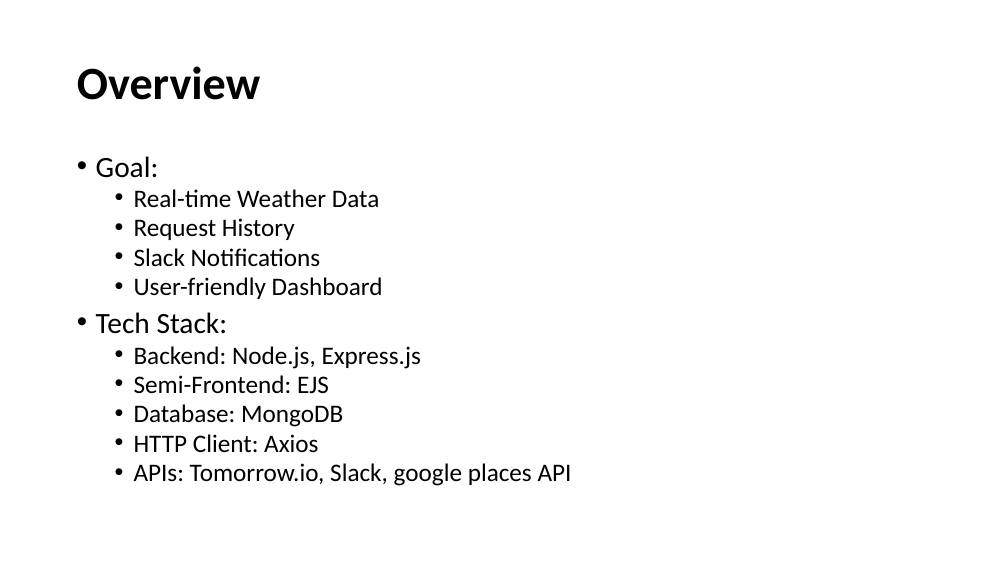
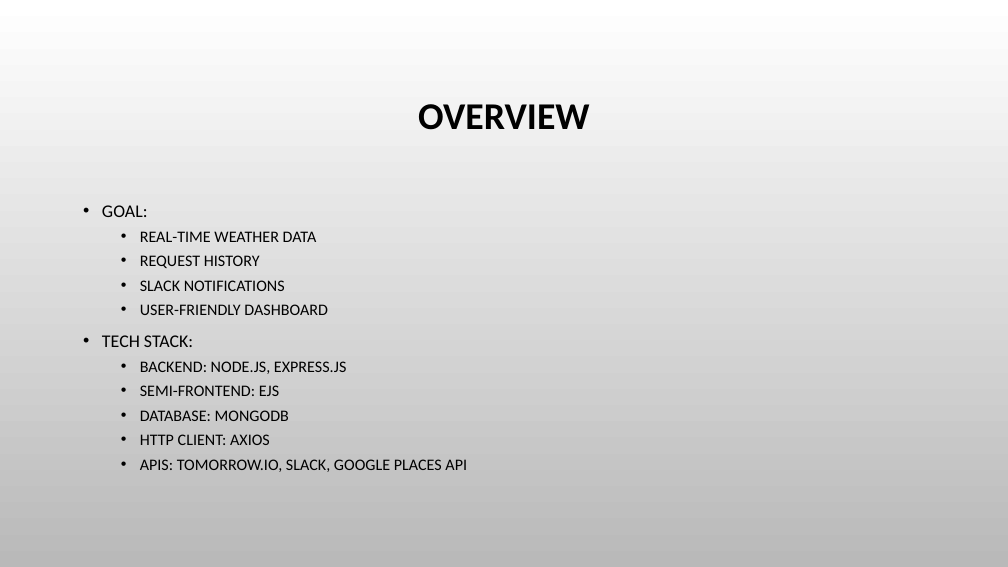
Before and after one commit to DFwJZ/weather_API, a slide deck: slide 3 of Brief_Walkthrough.pptx. Drawn at 1008x567 pixels with LibreOffice and Linux fonts; fonts in the diff are those of the drawing; background and template pictures are left out. Boxes give left, top, right and bottom in pixels: in the first picture for what was removed or moved away, otherwise in the second. Text is boxed around its words. In the diff, an @@ line names an element or a change of style, - is before the commit and + after.

```diff
--- a/Brief_Walkthrough.pptx
+++ b/Brief_Walkthrough.pptx
@@ background #FFFFFF to picture (left out) @@
@@ title at <box>418,104,590,130</box>: text changed; size 44 to 36 pt @@
-Overview
+OVERVIEW
@@ text at <box>102,205,467,472</box>: text changed; size 24 to 15.3 pt @@
-• Goal:
-  • Real-time Weather Data
-  • Request History
-  • Slack Notifications
-  • User-friendly Dashboard
-• Tech Stack:
-  • Backend: Node.js, Express.js
-  • Semi-Frontend: EJS
-  • Database: MongoDB
-  • HTTP Client: Axios
-  • APIs: Tomorrow.io, Slack, google places API
+• GOAL:
+  • REAL-TIME WEATHER DATA
+  • REQUEST HISTORY
+  • SLACK NOTIFICATIONS
+  • USER-FRIENDLY DASHBOARD
+• TECH STACK:
+  • BACKEND: NODE.JS, EXPRESS.JS
+  • SEMI-FRONTEND: EJS
+  • DATABASE: MONGODB
+  • HTTP CLIENT: AXIOS
+  • APIS: TOMORROW.IO, SLACK, GOOGLE PLACES API
```
Also in this commit, not shown: 14 other slides changed, 1 slide added, 1 slide removed, 7 other files.
